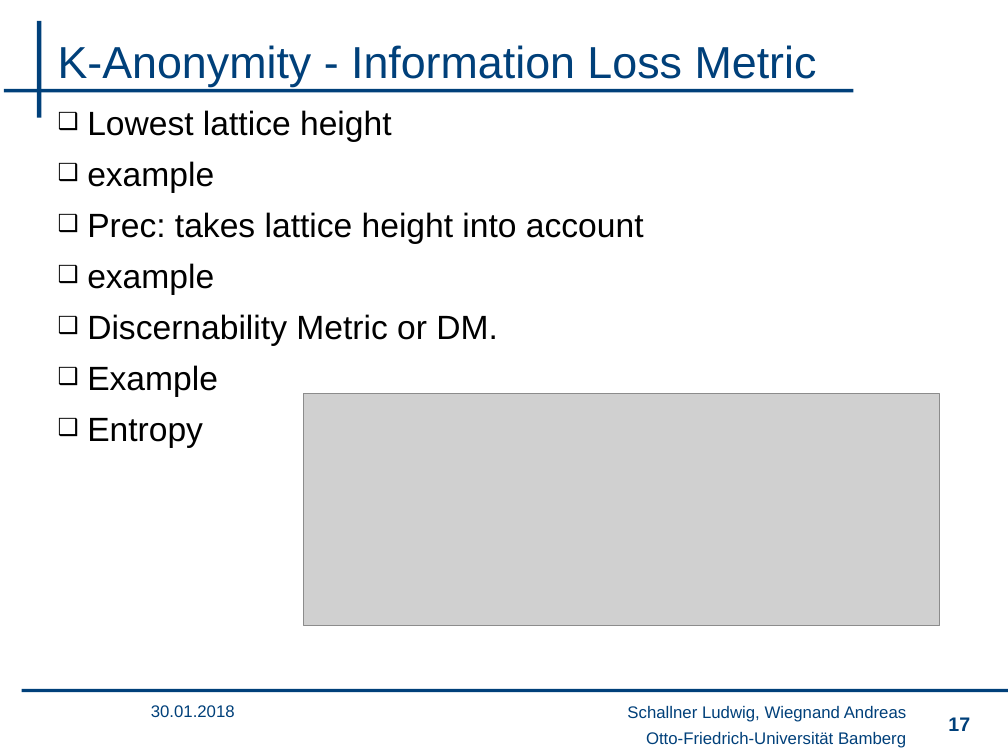
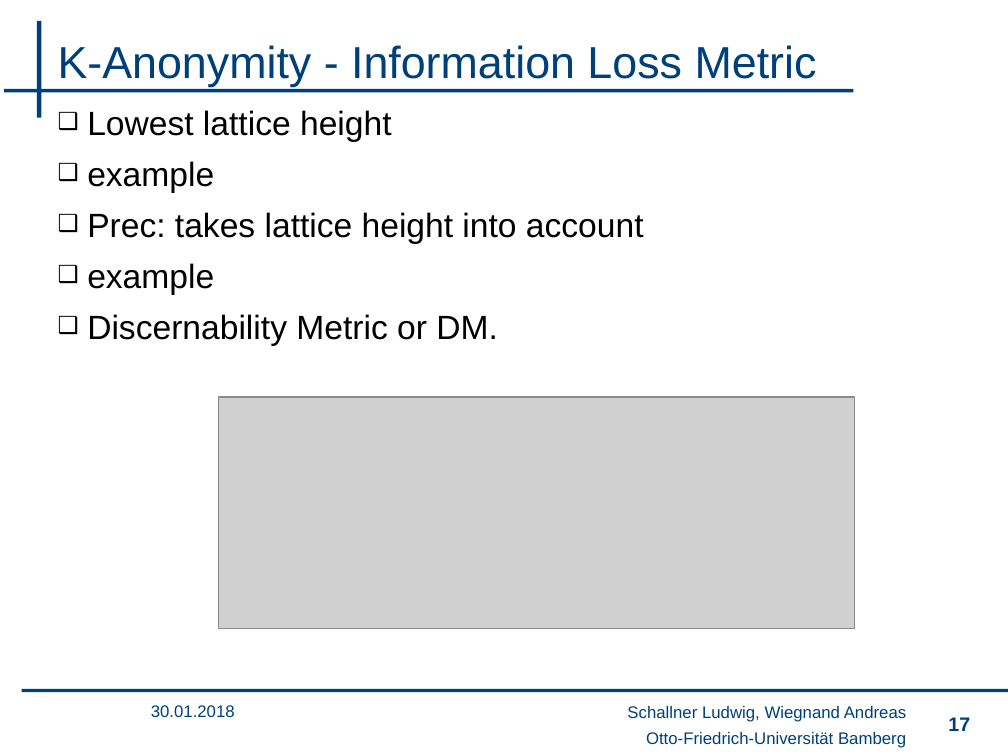
Before and after one commit to wsgan001/PSI-MSem, a slide deck: slide 17 of presentation/sicherheits_final_anV3.pptx. Drawn at 1008x756 pixels with LibreOffice and Linux fonts; fonts in the diff are those of the drawing; grey boxes stand for pictures; background and template pictures are left out. Boxes give left, top, right and bottom in pixels: in the first picture for what was removed or moved away, otherwise in the second. Text is boxed around its words. In the diff, an @@ line names an element or a change of style, - is before the commit and + after.

```diff
--- a/presentation/sicherheits_final_anV3.pptx
+++ b/presentation/sicherheits_final_anV3.pptx
@@ text at bbox=[87, 365, 218, 448]: paragraphs removed @@
-❑ Example
-❑ Entropy
@@ picture: place and size @@
-picture at bbox=[303, 394, 939, 626]
+picture at bbox=[219, 397, 855, 629]
```
Also in this commit, not shown: 1 other slide changed, 1 other file.
